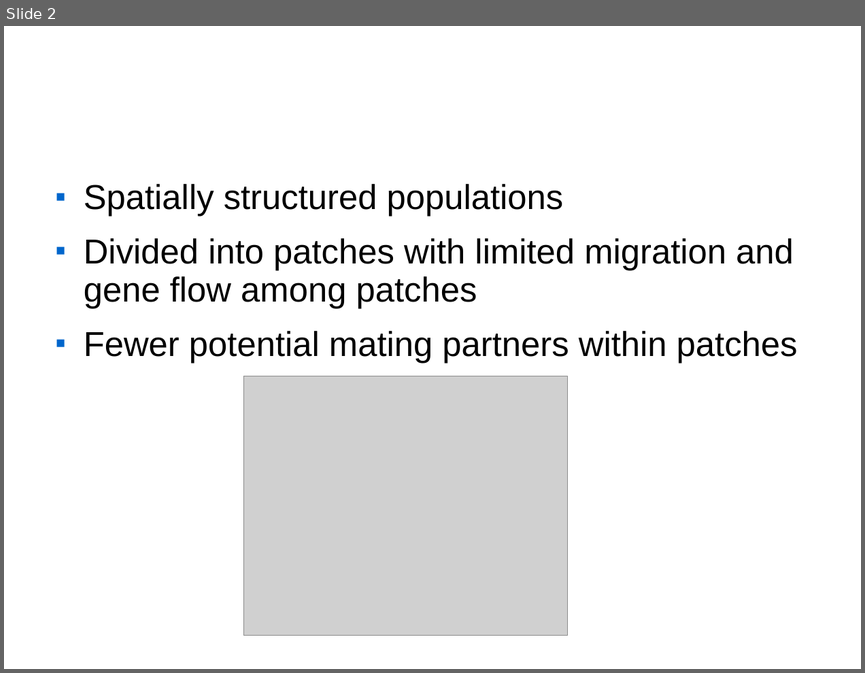
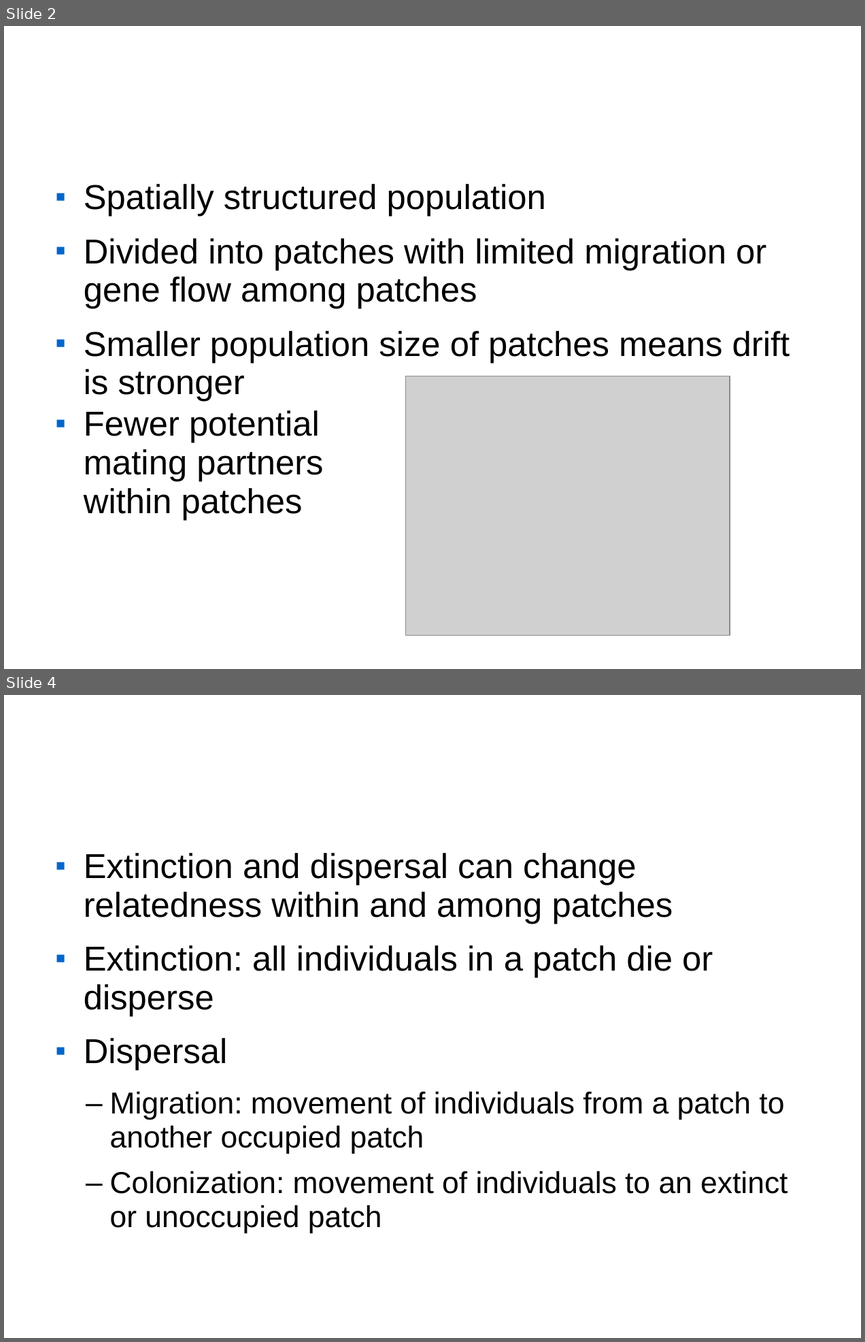
Before and after one commit to maugat1/quantiNEMO_Taylor2010, a slide deck: pres/pres2/pres2.odp. Shown one above the other, each under a label of ours: slide 2 before the commit, slides 2 and 4 after it; the slides between them are not shown. The pictures are 865x673 and 865x1342 pixels, drawn with LibreOffice and Linux fonts; fonts in the diff are those of the drawing; grey boxes stand for pictures; background and template pictures are left out. Boxes give left, top, right and bottom in pixels: in the first picture for what was removed or moved away, otherwise in the second. Text is boxed around its words. In the diff, an @@ line names an element or a change of style, - is before the commit and + after.

```diff
--- a/pres/pres2/pres2.odp
+++ b/pres/pres2/pres2.odp
@@ slide 4 added at [4, 695, 861, 1338], background picture (left out) @@
@@ title added at [43, 699, 815, 798], 44 pt, text #FFFFFF, bold @@
+Metapopulation dynamics
@@ text added at [84, 853, 787, 1233], 28 pt, text #000000 @@
+■ Extinction and dispersal can change relatedness within and among patches
+■ Extinction: all individuals in a patch die or disperse
+■ Dispersal
+  – Migration: movement of individuals from a patch to another occupied patch
+  – Colonization: movement of individuals to an extinct or unoccupied patch
@@ slide 2 changed as well @@
@@ text at [84, 184, 790, 401]: text changed @@
-■ Spatially structured populations
-■ Divided into patches with limited migration and gene flow among patches
-■ Fewer potential mating partners within patches
+■ Spatially structured population
+■ Divided into patches with limited migration or gene flow among patches
+■ Smaller population size of patches means drift is stronger
@@ picture: place and size @@
-picture at [243, 376, 568, 635]
+picture at [406, 376, 730, 635]
@@ text added at [84, 410, 323, 520], 32 pt, text #000000 @@
+■ Fewer potential mating partners within patches
@@ page number removed at [618, 611, 818, 656] @@
-2
```
Also in this commit, not shown: 10 other slides changed, 3 other slides added, 7 slides removed, 7 other files.
